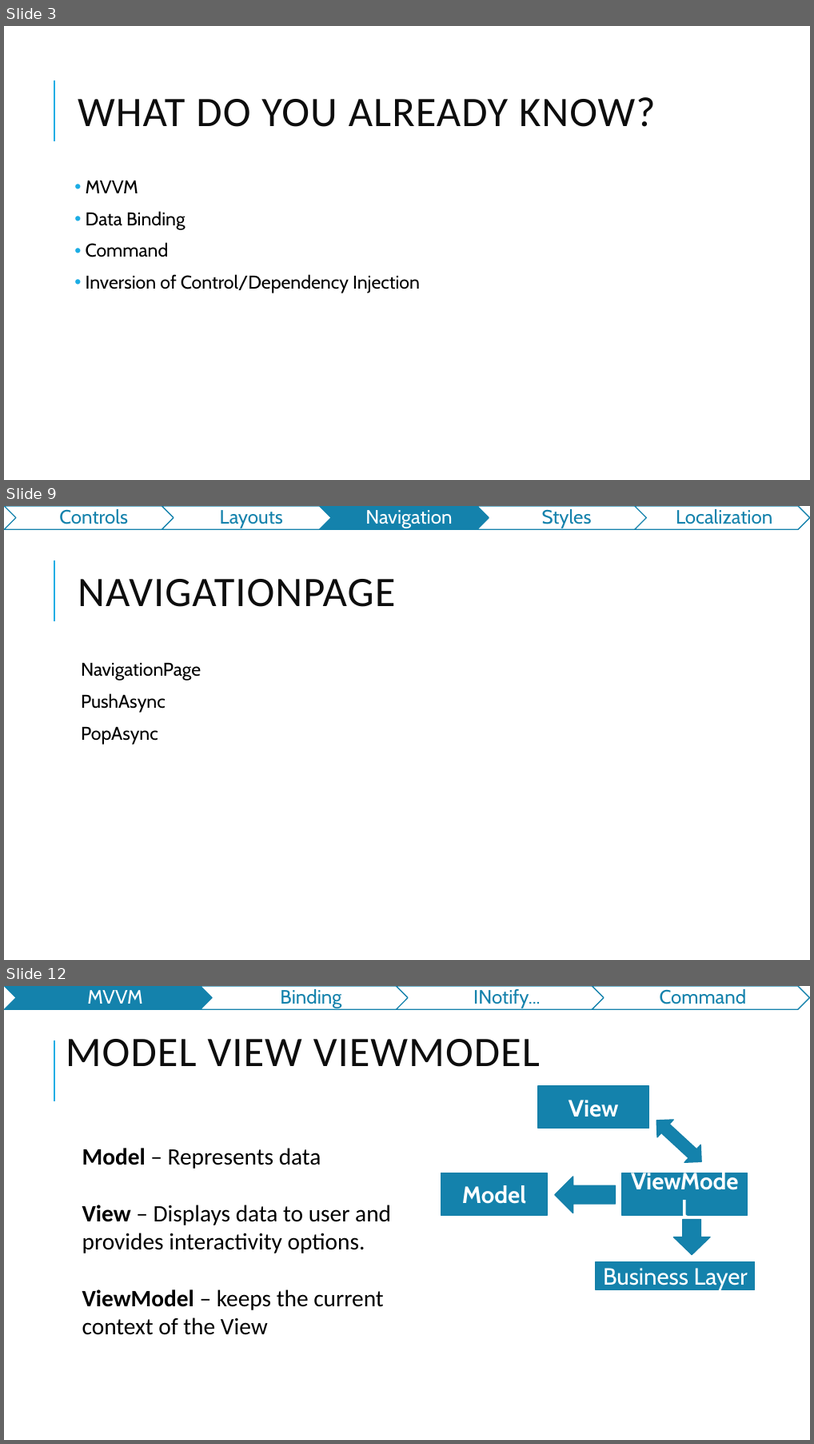
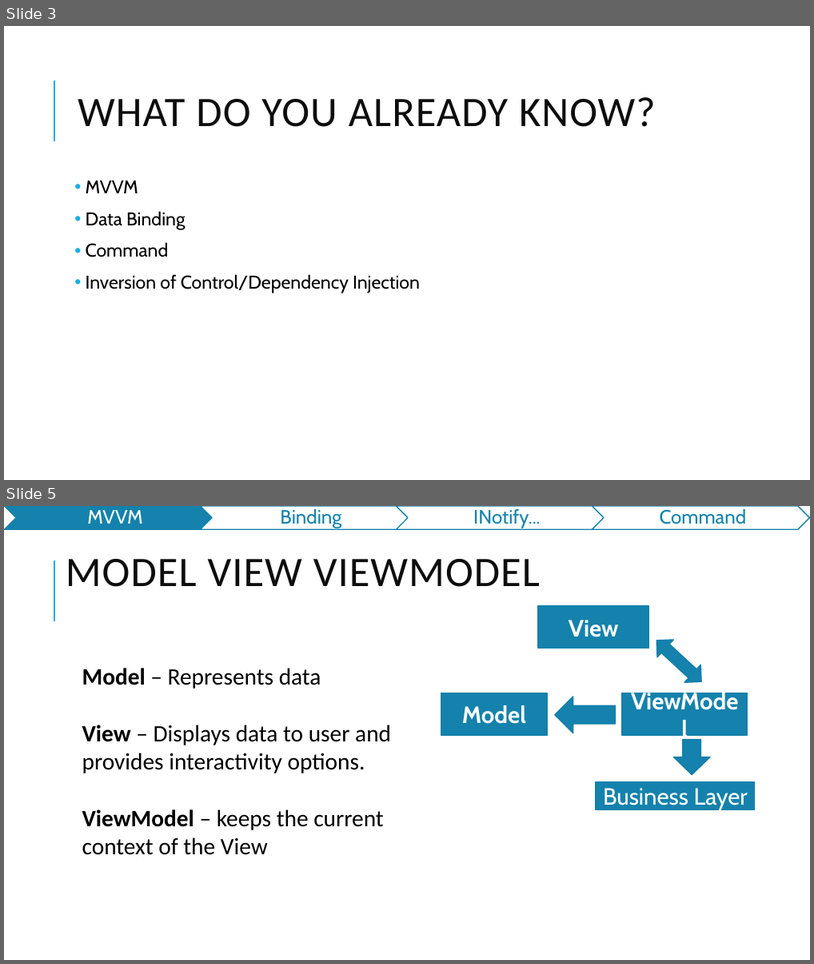
Before and after one commit to jasho/pv239-maui, a slide deck: 03_MVVM/PV239-Xamarin-03_MVVM.pptx. Shown one above the other, each under a label of ours: slides 3, 9 and 12 before the commit, slides 3 and 5 after it; the slides between them are not shown. The pictures are 814x1444 and 814x964 pixels, drawn with LibreOffice and Linux fonts; fonts in the diff are those of the drawing. Boxes give left, top, right and bottom in pixels: in the first picture for what was removed or moved away, otherwise in the second. Text is boxed around its words. In the diff, an @@ line names an element or a change of style, - is before the commit and + after.

```diff
--- a/03_MVVM/PV239-Xamarin-03_MVVM.pptx
+++ b/03_MVVM/PV239-Xamarin-03_MVVM.pptx
@@ slide 9 removed at (x1=4, y1=506, x2=810, y2=960), background #FFFFFF; not listed: 1 template element that a slide beside it also shows @@
@@ group removed at (x1=4, y1=506, x2=810, y2=529): 5 chevrons, 5 texts @@
-Controls
-Layouts
-Navigation
-Styles
-Localization
@@ title removed at (x1=78, y1=579, x2=395, y2=607) @@
-NAVIGATIONPAGE
@@ text removed at (x1=81, y1=663, x2=201, y2=744) @@
-  NavigationPage
-  PushAsync
-  PopAsync
@@ what was slide 12 is now slide 5 @@
```
Also in this commit, not shown: 3 slides changed, 1 slide added, 6 other slides removed, 20 other files.
